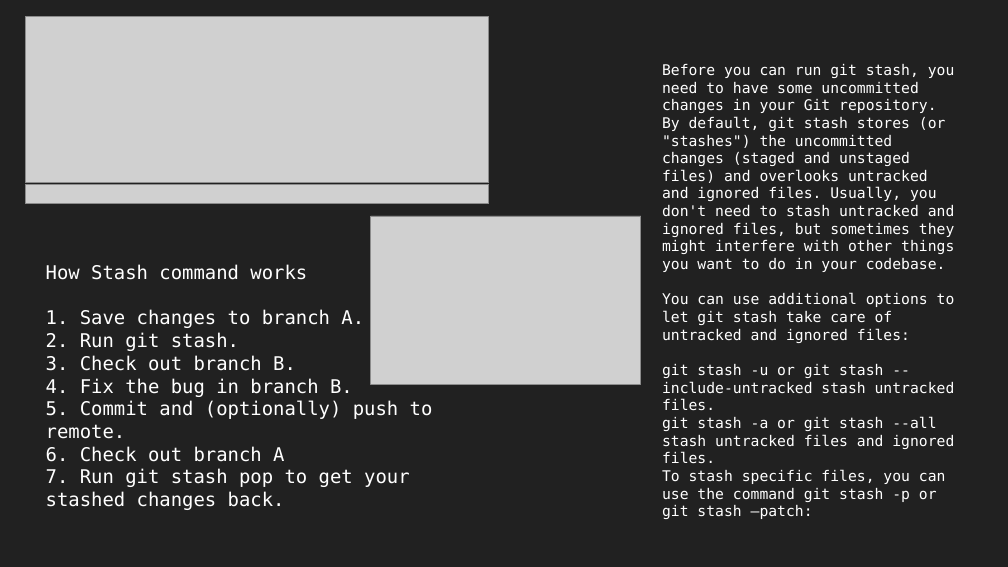
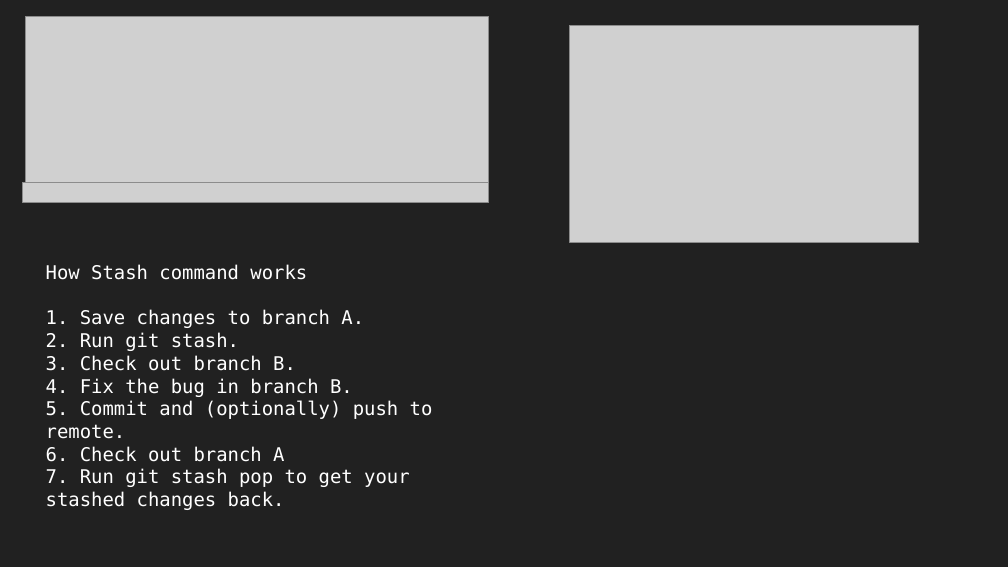
Before and after one commit to Amor-codes/KOSStask, a slide deck: slide 4 of KOSS.pptx. Drawn at 1008x567 pixels with LibreOffice and Linux fonts; fonts in the diff are those of the drawing; grey boxes stand for pictures. Boxes give left, top, right and bottom in pixels: in the first picture for what was removed or moved away, otherwise in the second. Text is boxed around its words. In the diff, an @@ line names an element or a change of style, - is before the commit and + after.

```diff
--- a/KOSS.pptx
+++ b/KOSS.pptx
@@ picture: place and size @@
-picture at box(371, 216, 641, 385)
+picture at box(570, 26, 919, 243)
@@ text removed at box(662, 64, 955, 519) @@
-Before you can run git stash, you need to have some uncommitted changes in your Git repository.
-By default, git stash stores (or "stashes") the uncommitted changes (staged and unstaged files) and overlooks untracked and ignored files. Usually, you don't need to stash untracked and ignored files, but sometimes they might interfere with other things you want to do in your codebase.
-You can use additional options to let git stash take care of untracked and ignored files:
-git stash -u or git stash --include-untracked stash untracked files.
-git stash -a or git stash --all stash untracked files and ignored files.
-To stash specific files, you can use the command git stash -p or git stash –patch:
@@ picture: place and size @@
-picture at box(26, 185, 489, 204)
+picture at box(22, 183, 488, 203)
```
Also in this commit, not shown: 10 other slides changed.
